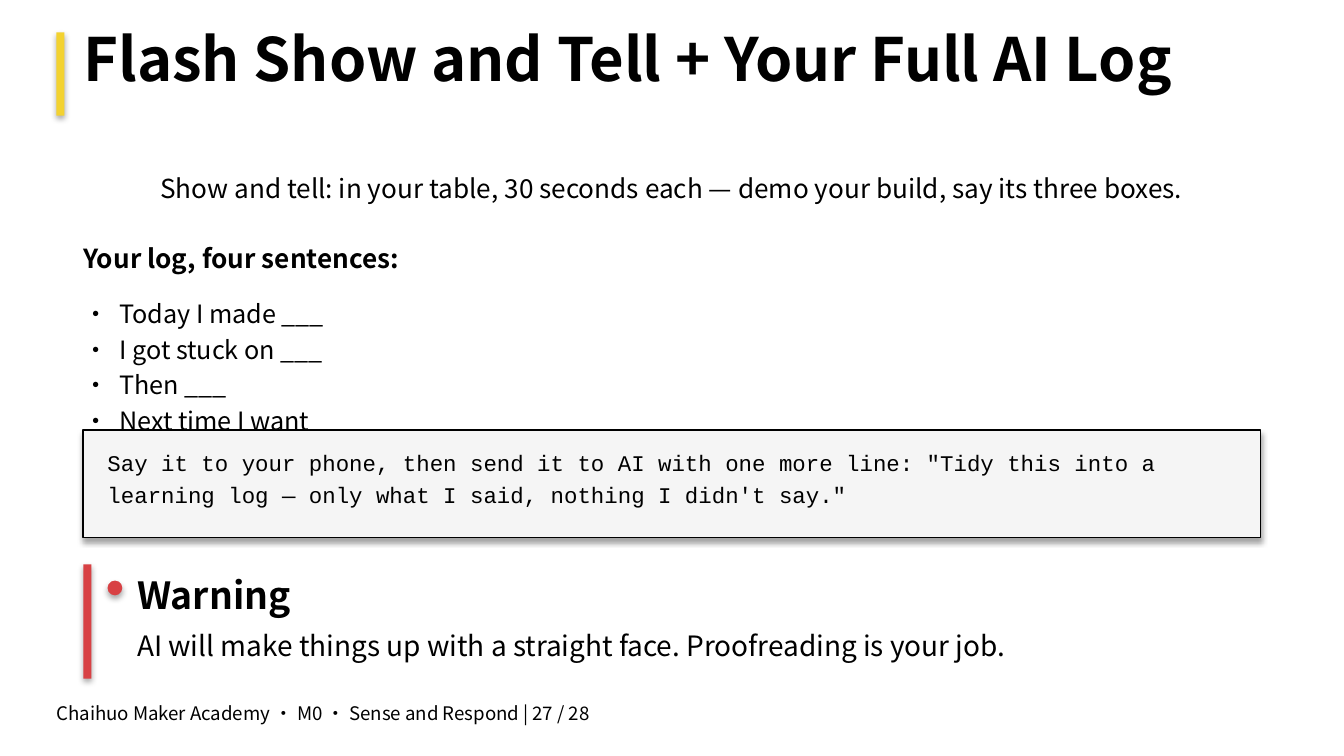
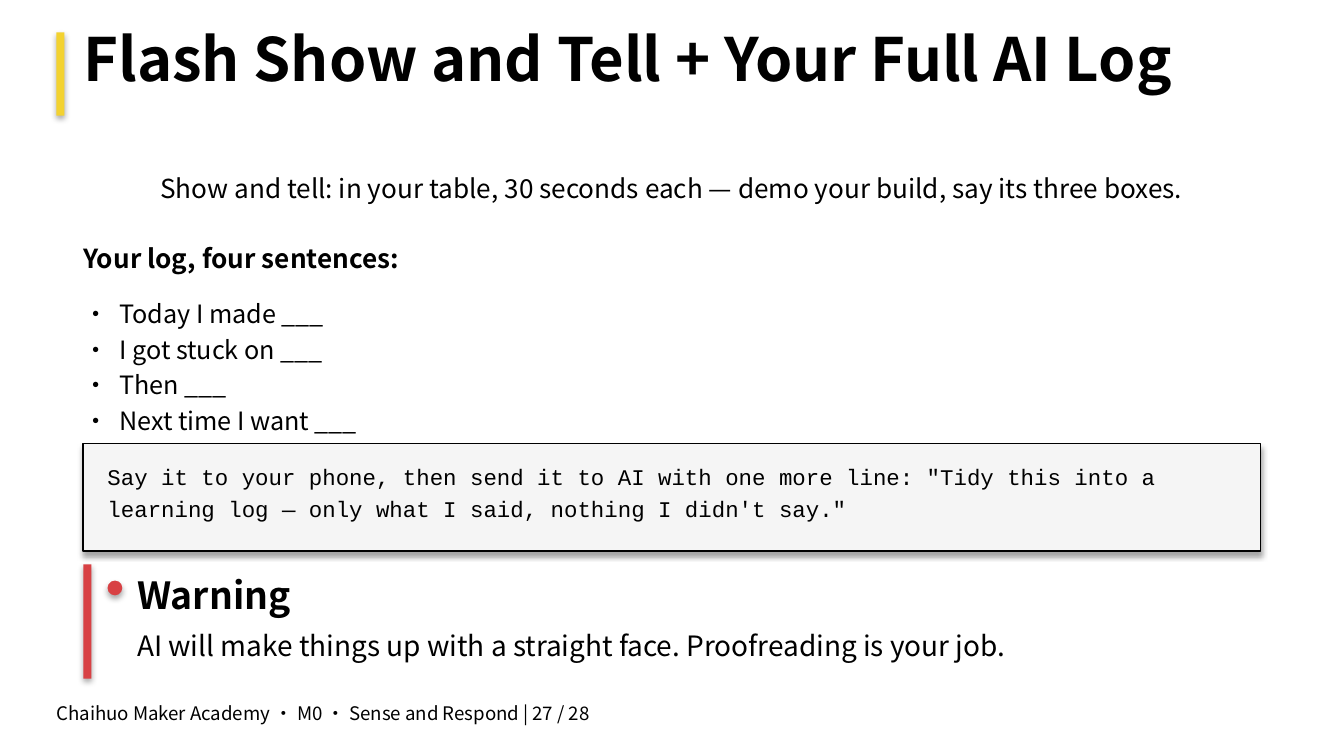
Before and after one commit to mouseart2025/courses-M0, a slide deck: slide 27 of en/03_Deliverables/PPTX/M0_EN_Deck_CFG-5_Lesson01_SenseAndRespond_v1.pptx. Drawn at 1344x756 pixels with LibreOffice and Linux fonts; fonts in the diff are those of the drawing. Boxes give left, top, right and bottom in pixels: in the first picture for what was removed or moved away, otherwise in the second. Text is boxed around its words. In the diff, an @@ line names an element or a change of style, - is before the commit and + after.

```diff
--- a/en/03_Deliverables/PPTX/M0_EN_Deck_CFG-5_Lesson01_SenseAndRespond_v1.pptx
+++ b/en/03_Deliverables/PPTX/M0_EN_Deck_CFG-5_Lesson01_SenseAndRespond_v1.pptx
@@ rectangle: place and size @@
-rectangle at [83, 430, 1261, 538]
+rectangle at [83, 444, 1261, 551]
@@ text "Say it to your phone, ...": place and size @@
-text "Say it to your phone, ..." at [107, 455, 1155, 508]
+text "Say it to your phone, ..." at [107, 469, 1155, 522]
```
Also in this commit, not shown: 2 other slides changed, 27 other files.
